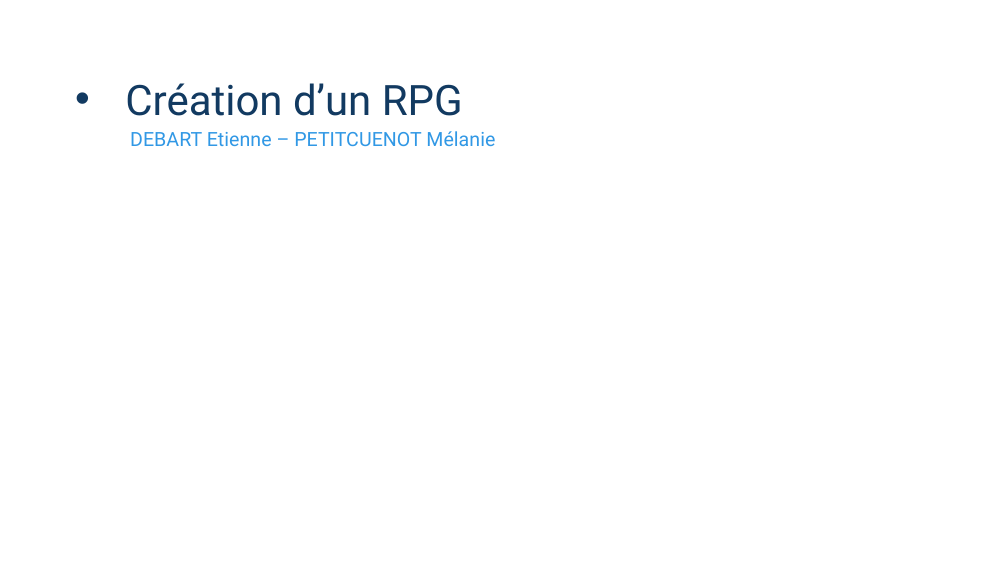
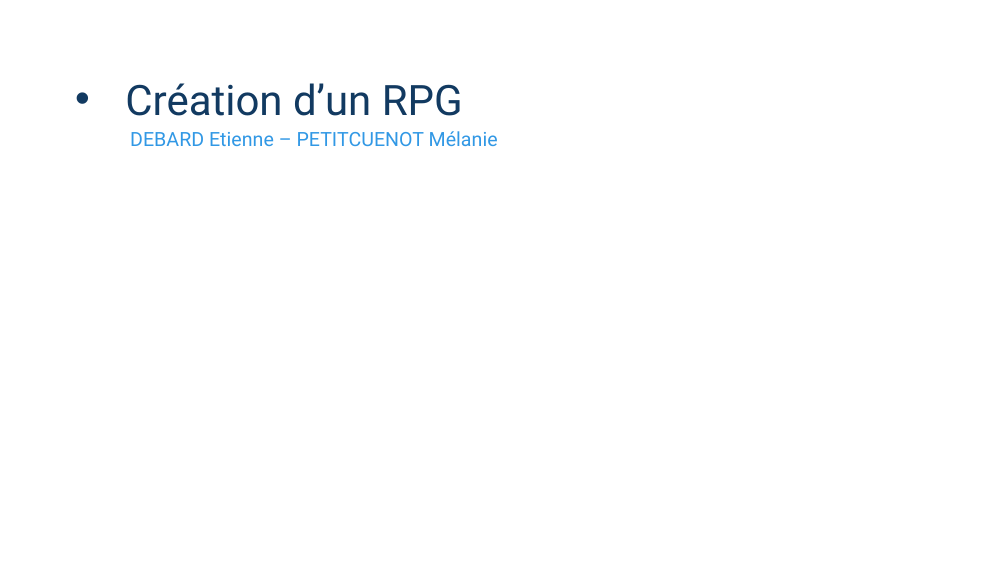
Before and after one commit to PolytechLyon-Etienne-Melanie/RPG, a slide deck: slide 1 of Diapo/DIapo.pptx. Drawn at 1008x567 pixels with LibreOffice and Linux fonts; fonts in the diff are those of the drawing; background and template pictures are left out. Boxes give left, top, right and bottom in pixels: in the first picture for what was removed or moved away, otherwise in the second. Text is boxed around its words. In the diff, an @@ line names an element or a change of style, - is before the commit and + after.

```diff
--- a/Diapo/DIapo.pptx
+++ b/Diapo/DIapo.pptx
@@ subtitle at (130, 131, 498, 146): text changed @@
-DEBART Etienne – PETITCUENOT Mélanie
+DEBARD Etienne – PETITCUENOT Mélanie
```
Also in this commit, not shown: 4 other slides changed, 4 slides added, 4 slides removed, 1 other file.
